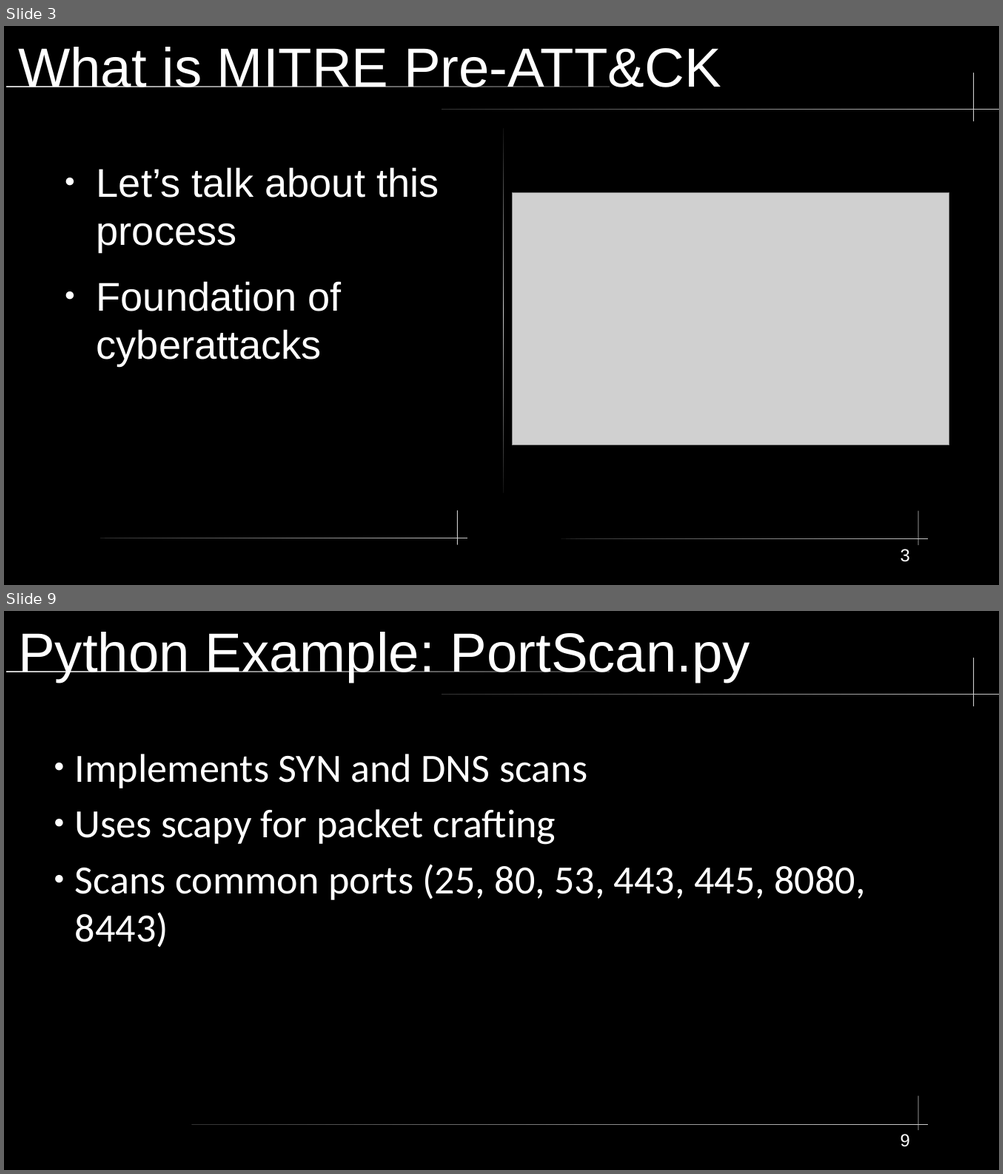
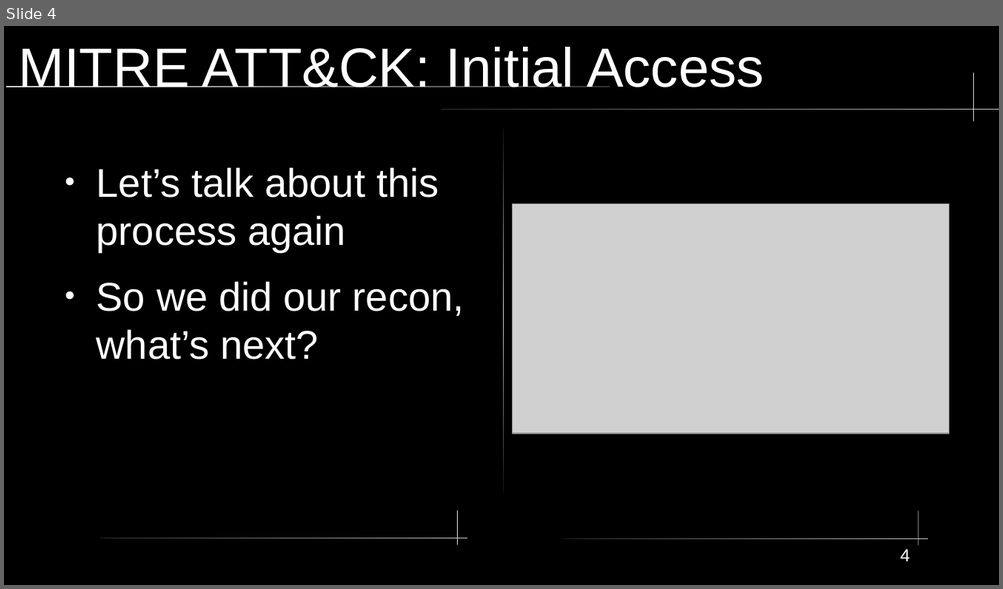
Before and after one commit to xXxSpicyBoiiixXx/COMPSFI-212, a slide deck: Cyber-Chapters/Chapter-2/Chapter2.odp. Shown one above the other, each under a label of ours: slides 3 and 9 before the commit, slide 4 after it; the slides between them are not shown. The pictures are 1003x1174 and 1003x589 pixels, drawn with LibreOffice and Linux fonts; fonts in the diff are those of the drawing; grey boxes stand for pictures. Boxes give left, top, right and bottom in pixels: in the first picture for what was removed or moved away, otherwise in the second. Text is boxed around its words. In the diff, an @@ line names an element or a change of style, - is before the commit and + after.

```diff
--- a/Cyber-Chapters/Chapter-2/Chapter2.odp
+++ b/Cyber-Chapters/Chapter-2/Chapter2.odp
@@ slide 9 removed at (4, 611, 999, 1170), background #000000; not listed: 4 template elements that a slide beside it also shows @@
@@ title removed at (18, 632, 751, 682) @@
-Python Example: PortScan.py
@@ text removed at (75, 754, 865, 948) @@
-● Implements SYN and DNS scans
-● Uses scapy for packet crafting
-● Scans common ports (25, 80, 53, 443, 445, 8080, 8443)
@@ rounded rectangle removed at (192, 1125, 928, 1125) @@
@@ page number removed at (900, 1134, 910, 1147) @@
-9
@@ what was slide 3 is now slide 4 @@
@@ slide 4 changed as well @@
@@ title at (18, 47, 764, 87): text changed @@
-What is MITRE Pre-ATT&CK
+MITRE ATT&CK: Initial Access
@@ text at (96, 167, 464, 360): text changed @@
-● Let’s talk about this process
-● Foundation of cyberattacks
+● Let’s talk about this process again
+● So we did our recon, what’s next?
@@ picture: place and size @@
-picture at (512, 193, 949, 446)
+picture at (512, 204, 949, 434)
@@ page number at (900, 549, 910, 562): text changed @@
-3
+4
```
Also in this commit, not shown: 1 other slide changed, 16 slides added, 18 other slides removed, 10 other files.
